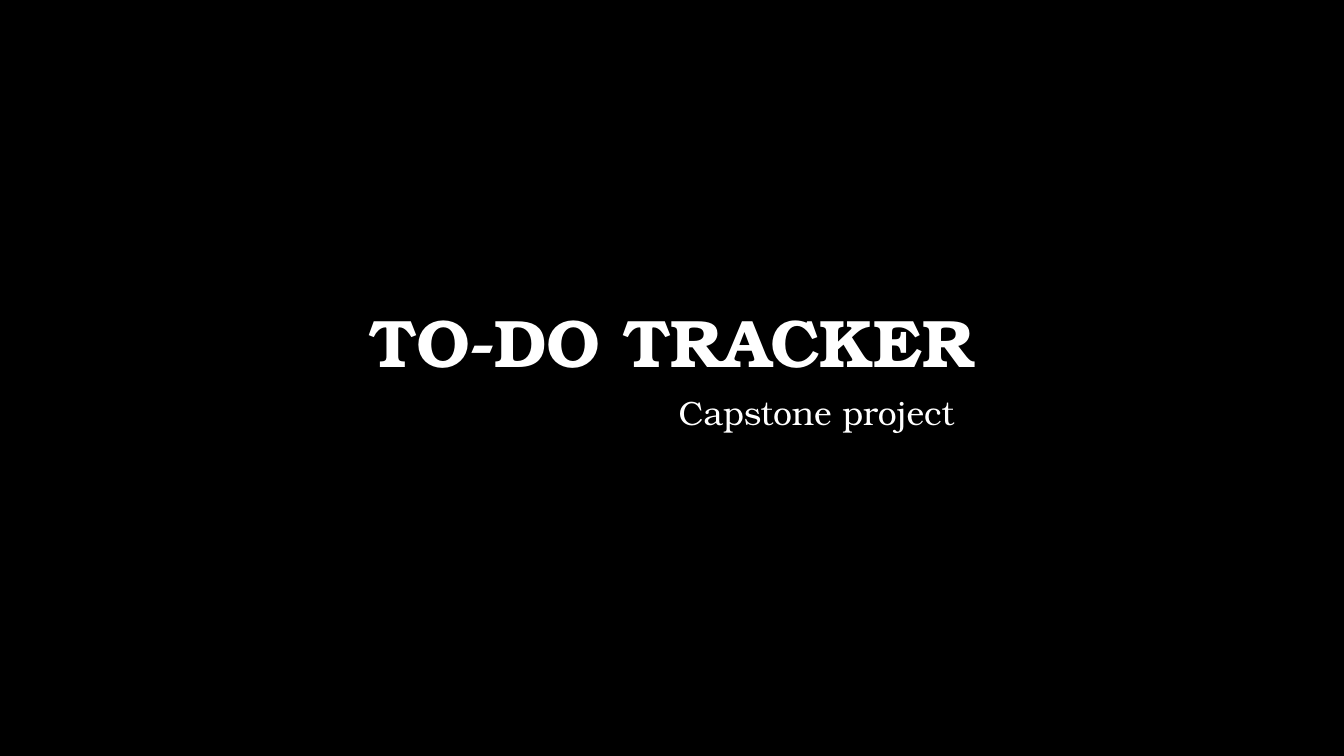
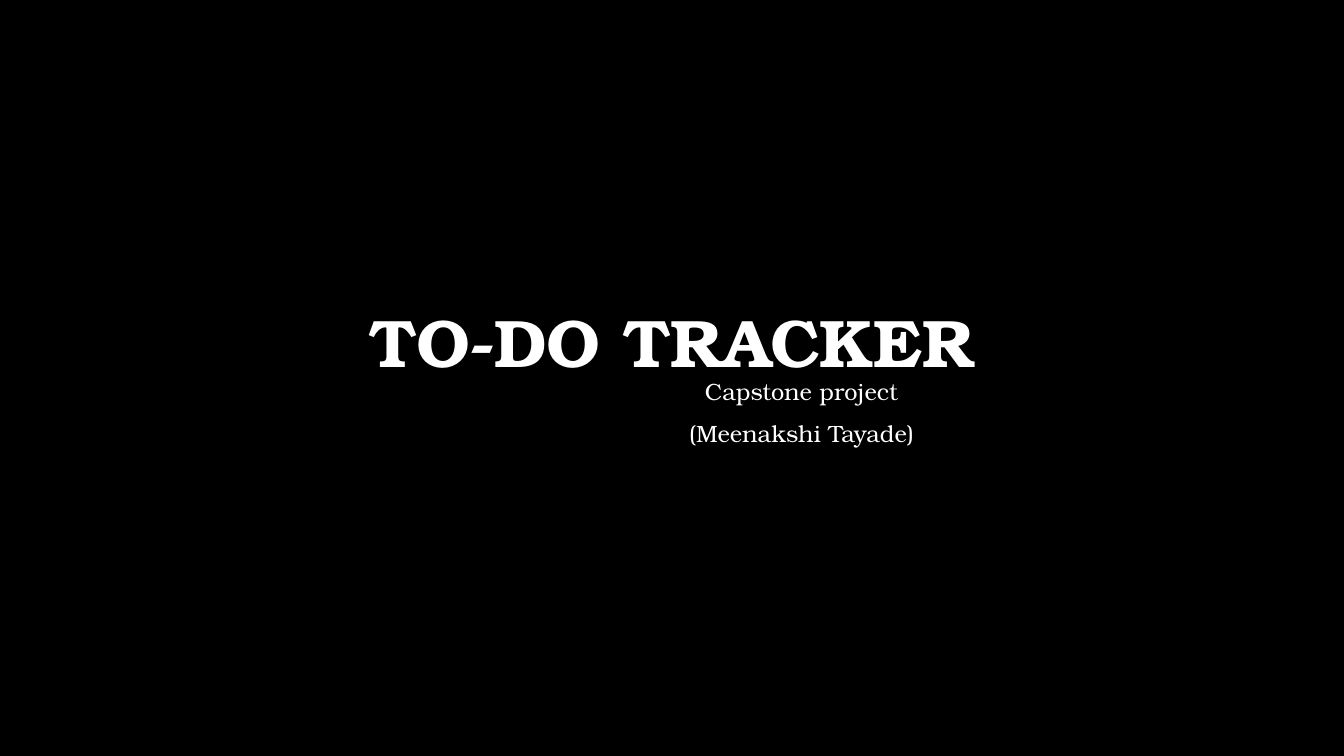
Before and after one commit to tayademeenakashi5/ToDo-List, a slide deck: slide 1 of Capstone Project.pptx. Drawn at 1344x756 pixels with LibreOffice and Linux fonts; fonts in the diff are those of the drawing; background and template pictures are left out. Boxes give left, top, right and bottom in pixels: in the first picture for what was removed or moved away, otherwise in the second. Text is boxed around its words. In the diff, an @@ line names an element or a change of style, - is before the commit and + after.

```diff
--- a/Capstone Project.pptx
+++ b/Capstone Project.pptx
@@ subtitle "Capstone project": place and size @@
-subtitle "Capstone project" at (679, 401, 954, 433)
+subtitle "Capstone project" at (689, 383, 914, 447)
@@ subtitle at (705, 383, 897, 405): size 24 to 16.8 pt in "Capstone project"; line spacing 1.2 to 1 @@
@@ subtitle at (689, 425, 914, 447): paragraph added @@
+(Meenakshi Tayade)
```
Also in this commit, not shown: 1 other slide changed, 1 slide removed.
